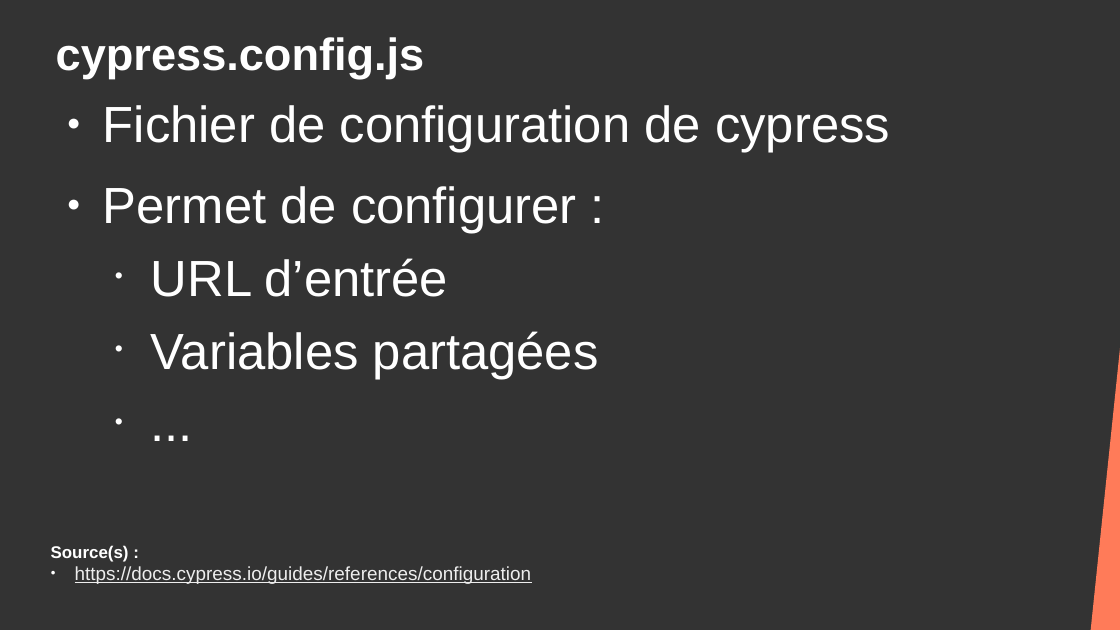
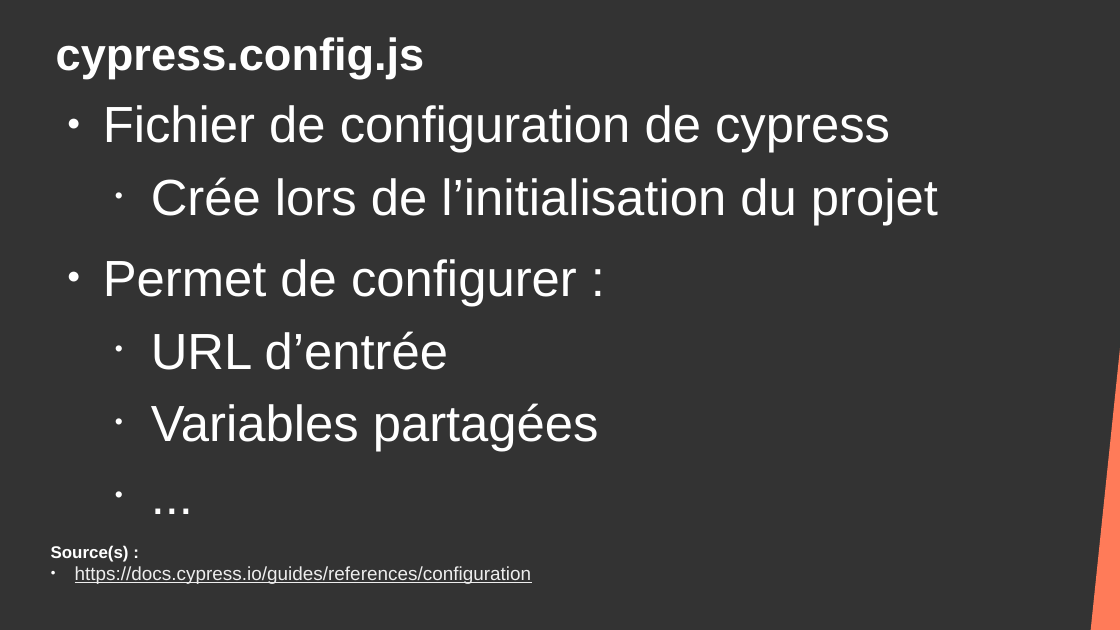
Before and after one commit to DanYellow/cours, a slide deck: slide 44 of developpement-front-s5/travaux-pratiques/numero-2/presentation.odp (slide 36 before the commit). Drawn at 1120x630 pixels with LibreOffice and Linux fonts; fonts in the diff are those of the drawing. Boxes give left, top, right and bottom in pixels: in the first picture for what was removed or moved away, otherwise in the second. Text is boxed around its words. In the diff, an @@ line names an element or a change of style, - is before the commit and + after.

Commit message:
dev-front-s5 - Update cypress course

```diff
--- a/developpement-front-s5/travaux-pratiques/numero-2/presentation.odp
+++ b/developpement-front-s5/travaux-pratiques/numero-2/presentation.odp
@@ text at [151,177,938,225]: paragraph added @@
+  • Crée lors de l’initialisation du projet
```
Also in this commit, not shown: 6 other slides changed, 7 slides added, 41 slides removed, 7 other files.
